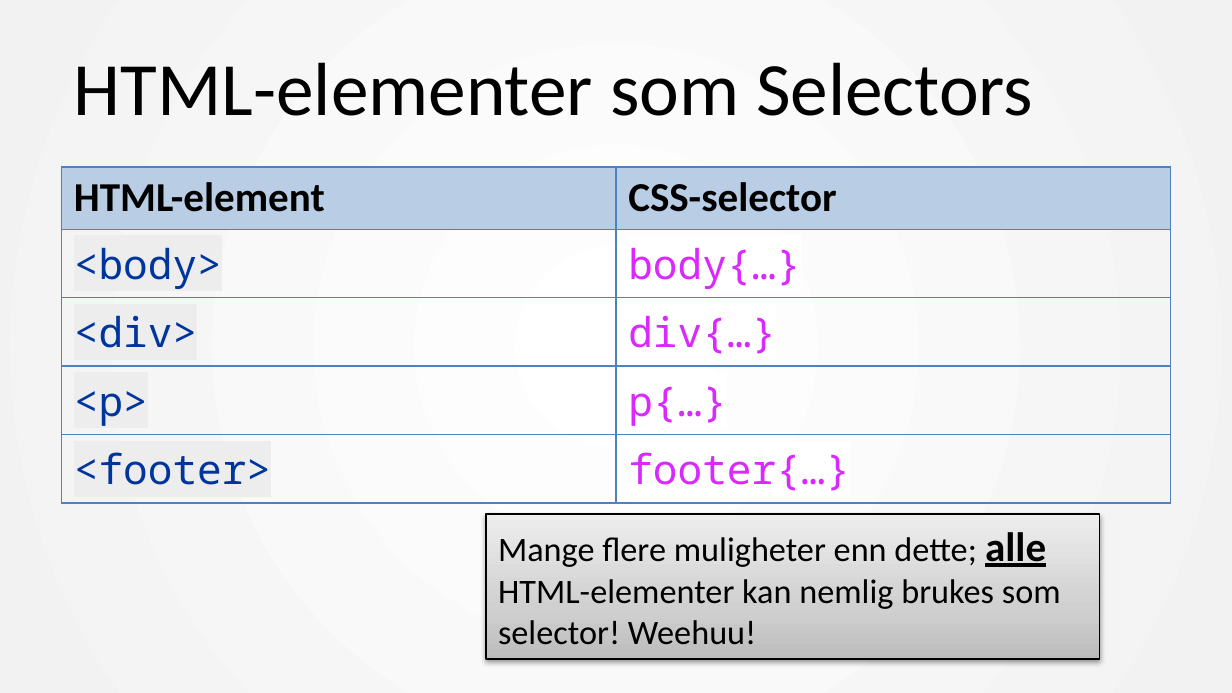
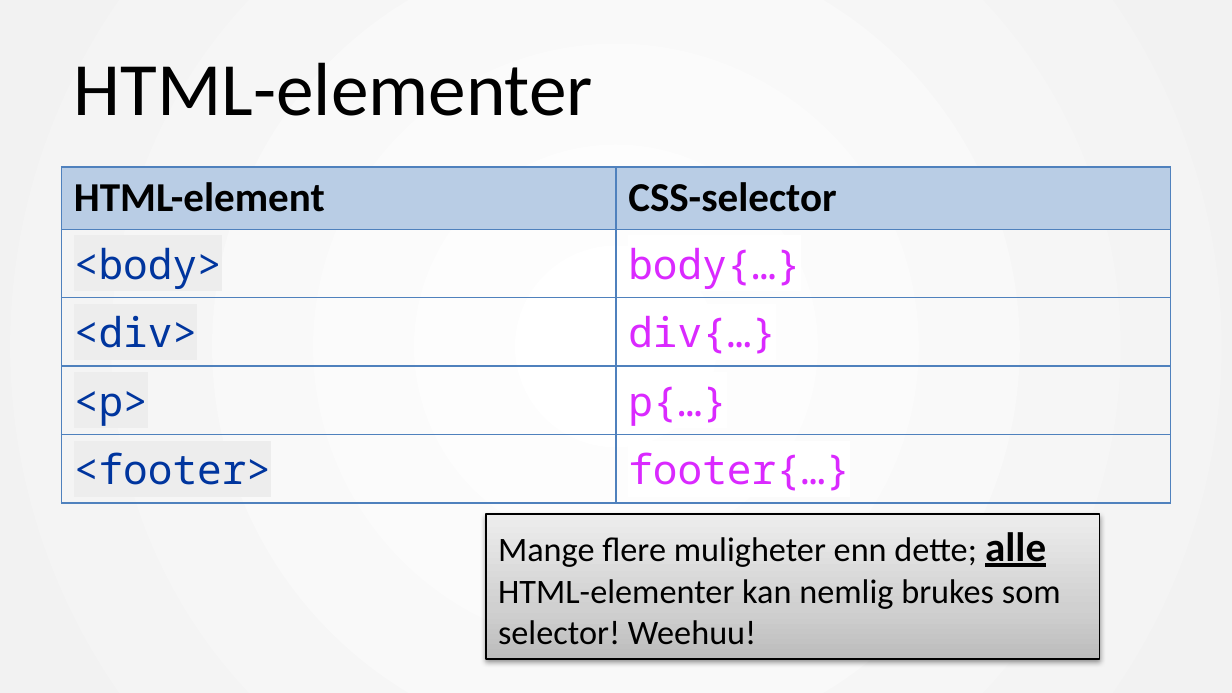
Before and after one commit to mesan/css-kurs, a slide deck: slide 13 of Foiler/1. CSS basic.pptx (slide 12 before the commit). Drawn at 1232x693 pixels with LibreOffice and Linux fonts; fonts in the diff are those of the drawing. Boxes give left, top, right and bottom in pixels: in the first picture for what was removed or moved away, otherwise in the second. Text is boxed around its words. In the diff, an @@ line names an element or a change of style, - is before the commit and + after.

Commit message:
knyttet css til html, ferdig formulert min del av oppgavene, nesten snart helt klar med ppt

```diff
--- a/Foiler/1. CSS basic.pptx
+++ b/Foiler/1. CSS basic.pptx
@@ title at (74, 62, 593, 116): text changed @@
-HTML-elementer som Selectors
+HTML-elementer
```
Also in this commit, not shown: 13 other slides changed, 7 slides added, 5 slides removed, 7 other files.
